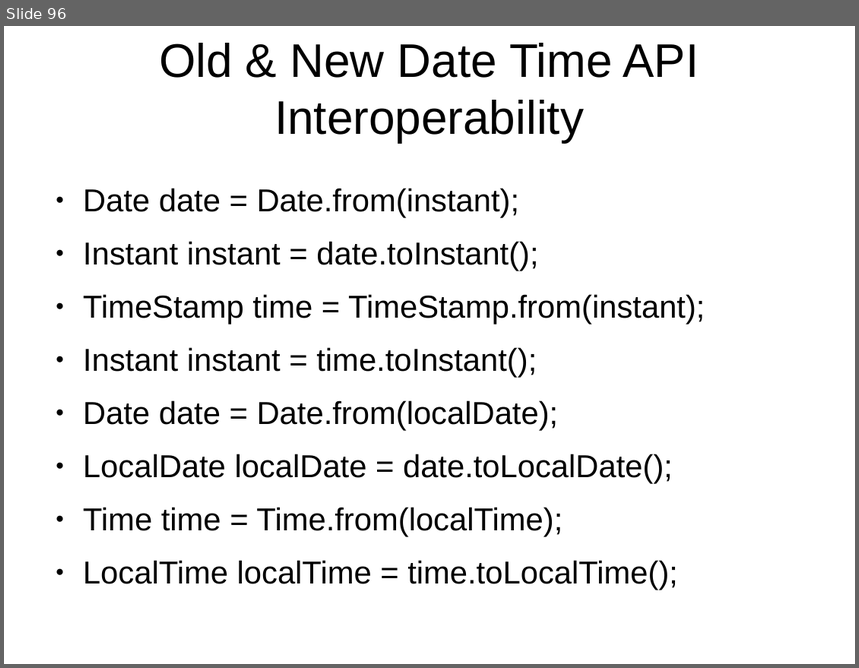
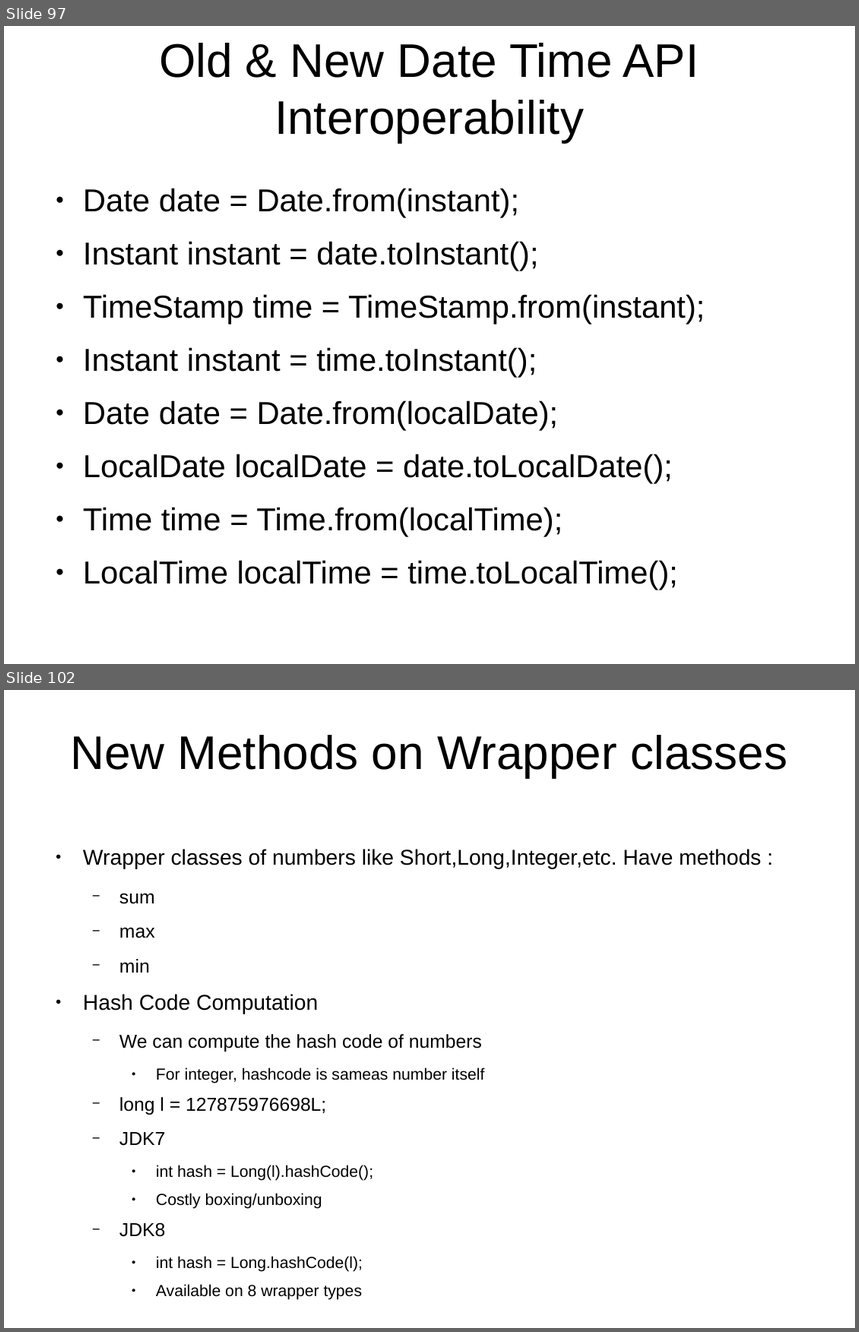
Before and after one commit to shikha-desai/Internship_PreWork, a slide deck: Java/Java_Notes.odp. Shown one above the other, each under a label of ours: slide 96 before the commit, slides 97 and 102 after it; the slides between them are not shown. The pictures are 859x668 and 859x1332 pixels, drawn with LibreOffice and Linux fonts; fonts in the diff are those of the drawing; background and template pictures are left out. Boxes give left, top, right and bottom in pixels: in the first picture for what was removed or moved away, otherwise in the second. Text is boxed around its words. In the diff, an @@ line names an element or a change of style, - is before the commit and + after.

```diff
--- a/Java/Java_Notes.odp
+++ b/Java/Java_Notes.odp
@@ slide 102 added at bbox=[4, 690, 855, 1328], background picture (left out) @@
@@ title added at bbox=[70, 735, 788, 778], 44 pt, text #000000 @@
+New Methods on Wrapper classes
@@ text added at bbox=[83, 849, 761, 1300], 15 pt, text #000000 @@
+● Wrapper classes of numbers like Short,Long,Integer,etc. Have methods :
+  − sum
+  − max
+  − min
+● Hash Code Computation
+  − We can compute the hash code of numbers
+    ● For integer, hashcode is sameas number itself
+  − long l = 127875976698L;
+  − JDK7
+    ● int hash = Long(l).hashCode();
+    ● Costly boxing/unboxing
+  − JDK8
+    ● int hash = Long.hashCode(l);
+    ● Available on 8 wrapper types
@@ what was slide 96 is now slide 97 @@
```
Also in this commit, not shown: 2 slides changed, 10 other slides added, 1 other file.
